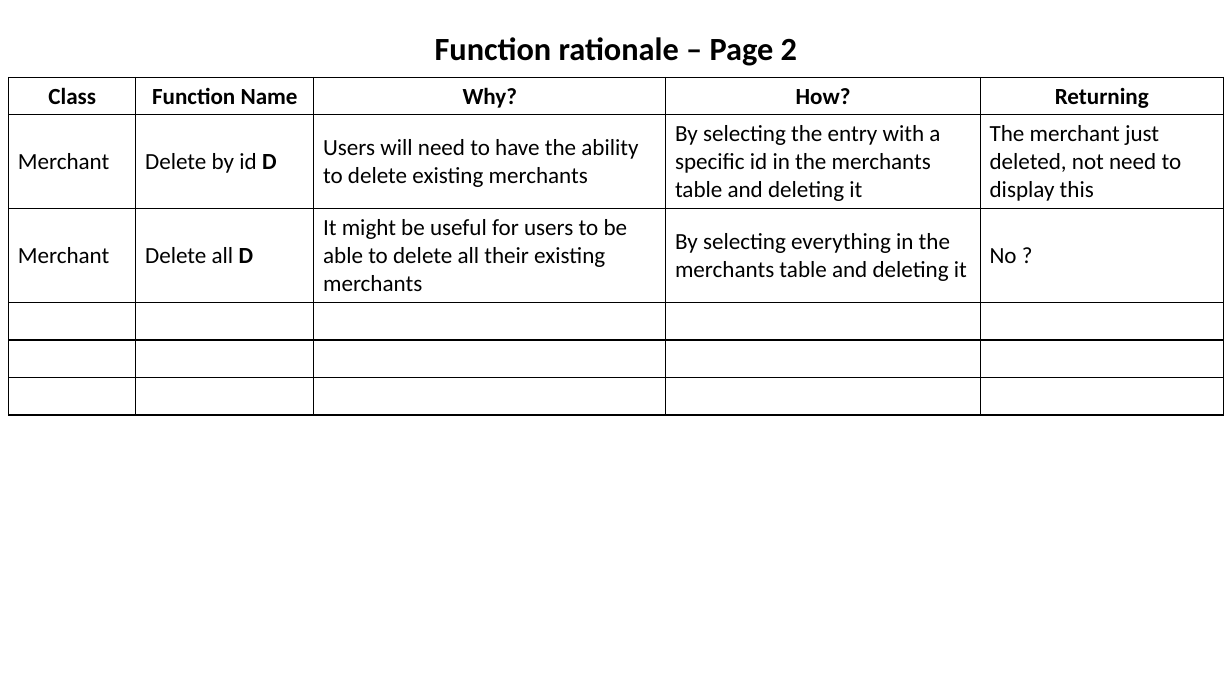
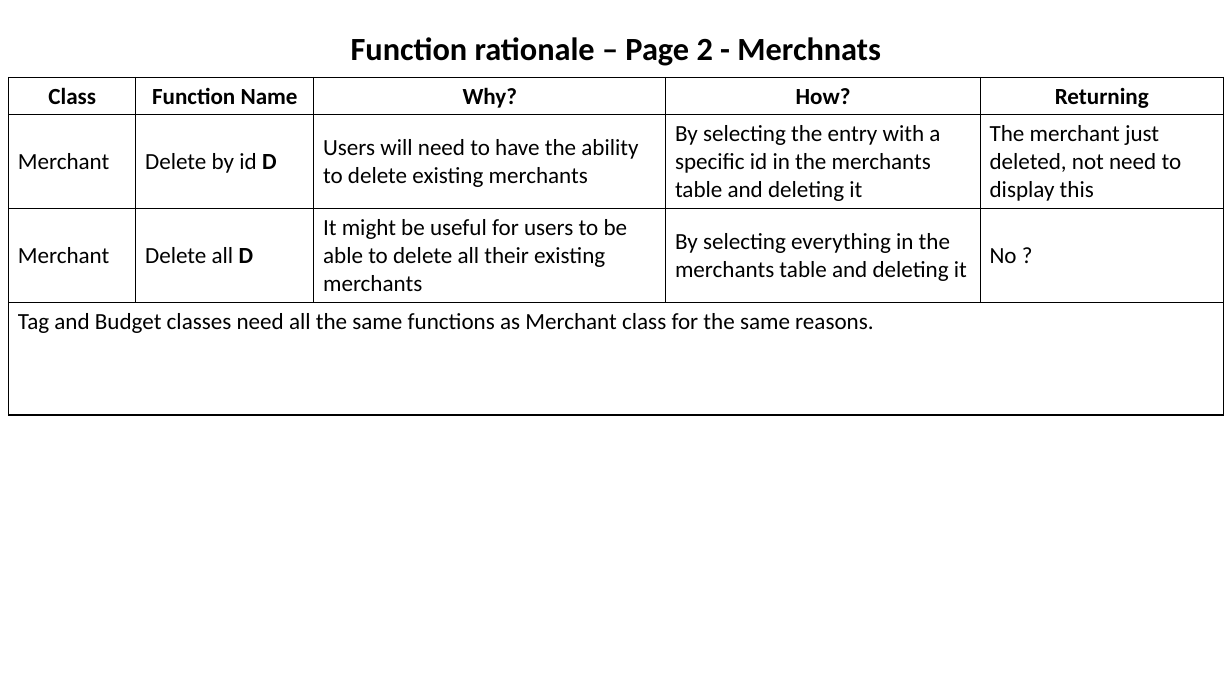
Before and after one commit to catf62/Budgee, a slide deck: slide 14 of Plans_Project_Management/Budget_App_Plan_08Nov2018.pptx. Drawn at 1232x693 pixels with LibreOffice and Linux fonts; fonts in the diff are those of the drawing. Boxes give left, top, right and bottom in pixels: in the first picture for what was removed or moved away, otherwise in the second. Text is boxed around its words. In the diff, an @@ line names an element or a change of style, - is before the commit and + after.

```diff
--- a/Plans_Project_Management/Budget_App_Plan_08Nov2018.pptx
+++ b/Plans_Project_Management/Budget_App_Plan_08Nov2018.pptx
@@ title at [351, 37, 881, 66]: text changed @@
-Function rationale – Page 2
+Function rationale – Page 2 - Merchnats
@@ table at [8, 78, 1224, 412] @@
-row 4:  |  |  |  | 
-row 5:  |  |  |  | 
-row 6:  |  |  |  | 
+row 4: Tag and Budget classes need all the same functions as Merchant class for the same reasons. |  |  |  | 
```
Also in this commit, not shown: 2 other slides changed, 2 slides added.
